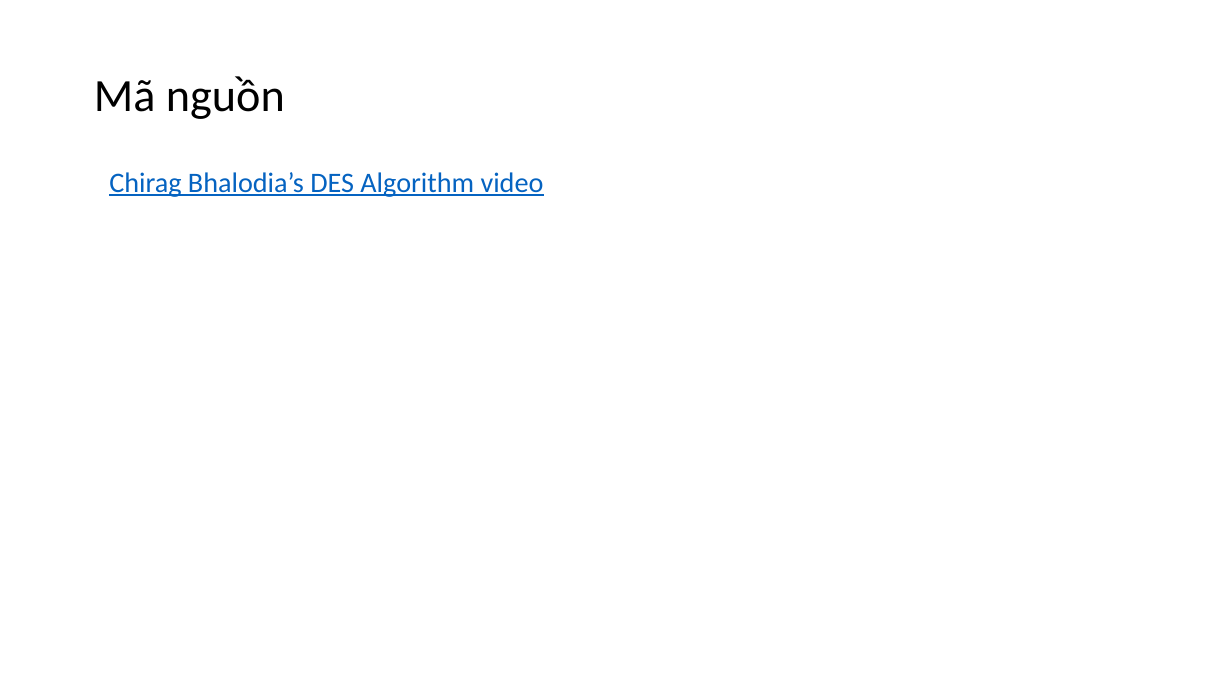
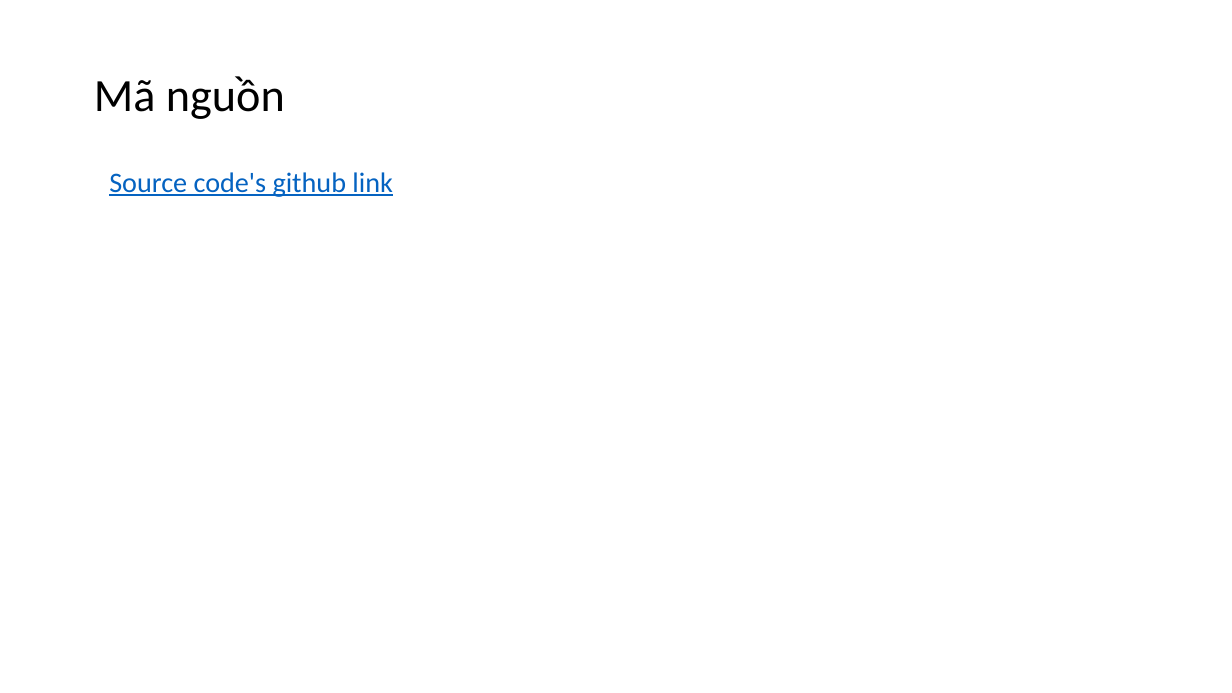
Before and after one commit to nhatquang261002/DES-Encryption, a slide deck: slide 12 of DES Cipher.pptx. Drawn at 1232x693 pixels with LibreOffice and Linux fonts; fonts in the diff are those of the drawing. Boxes give left, top, right and bottom in pixels: in the first picture for what was removed or moved away, otherwise in the second. Text is boxed around its words. In the diff, an @@ line names an element or a change of style, - is before the commit and + after.

```diff
--- a/DES Cipher.pptx
+++ b/DES Cipher.pptx
@@ text at (109, 172, 393, 197): text changed @@
-  Chirag Bhalodia’s DES Algorithm video
+  Source code's github link
```
